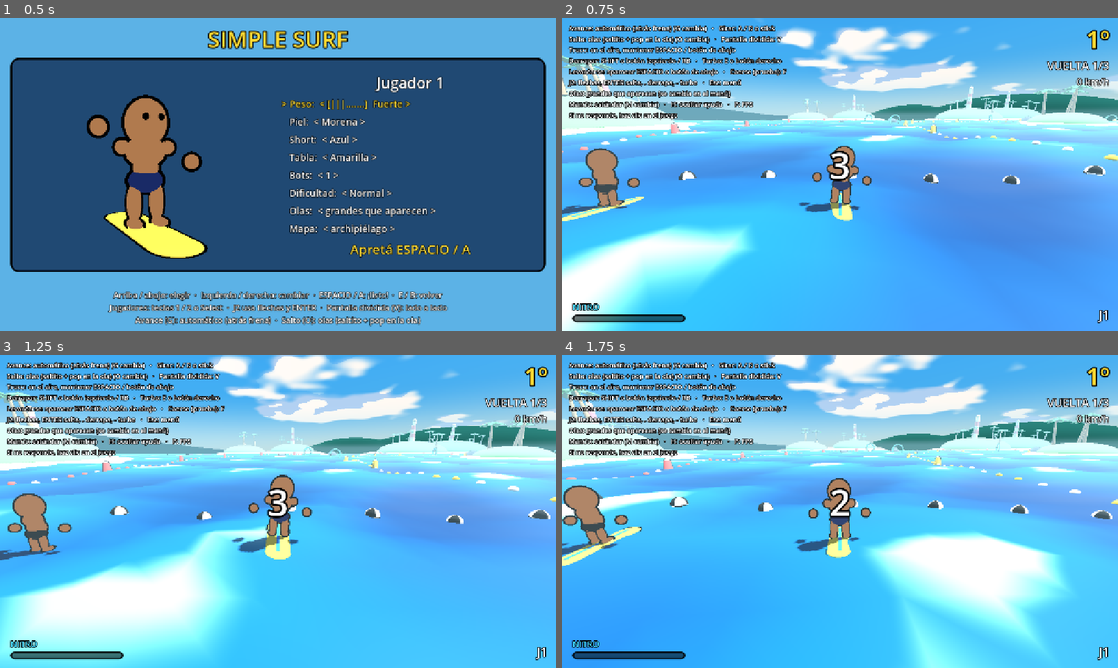
Above: before the commit, frames 1-4 (two rows, left to right).
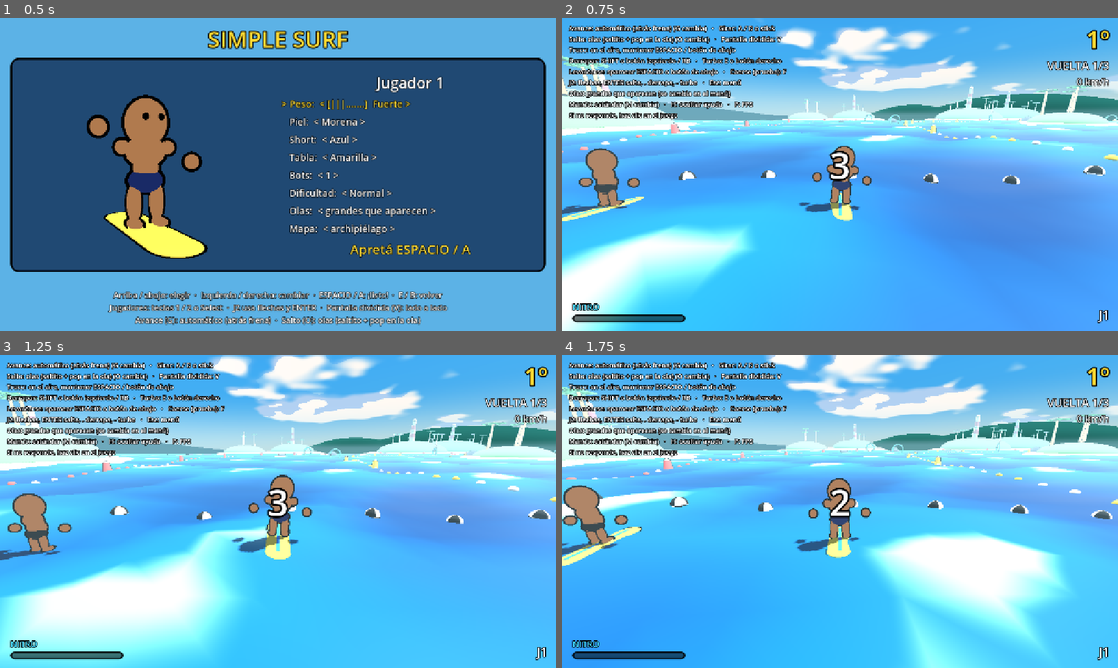
Above: after the commit, the same moments.

Repository: asimplesurfer/simplesurf
Game: Godot game, scene res://ui/menus/character_select.tscn
Same seed, same stepped clock (60 frames per second), same inputs: the game is played once before the commit and once after it.
Inputs (mouse positions are in pixels of both pictures, inside the frame that each line leads up to):
- Up to frame 1 (0.5 s): no input
- Up to frame 2 (0.75 s): tap Enter at 0.5 s; move the mouse to (962, 158) at 0.52 s; hold D (p1_right) from 0.53 s (still down); hold Space (p1_a) from 0.53 s (still down); click (962, 158) at 0.67 s
- Up to frame 3 (1.25 s): keep holding D (p1_right); keep holding Space (p1_a)
- Up to frame 4 (1.75 s): release D (p1_right) at 1.25 s; release Space (p1_a) at 1.25 s; drag from (728, 527) to (812, 574) at 1.27 s

Frame 1 is identical in both runs. In frame 2, 0.6% of the frame differs, in the area x 0-100%, y 12-37%; in frame 3, 0.6%; in frame 4, 0.6%.

Commit message:
Archipiélago más liviano: palmeras y boyas en MultiMesh, flotadores solo cerca de los corredores, olas sin cálculo de islas cuando no hay ola grande
Co-Authored-By: Claude Opus 5.5 <noreply@anthropic.com>
Claude-Session: https://claude.ai/code/session_0158oNfJa2g5qsqyuATh8Mjh

Diff:
--- a/world/course.gd
+++ b/world/course.gd
@@ -56,6 +56,10 @@
 var _buoys: Array[Node3D] = []
 ## Corcheras: flotadores (MultiMesh) que marcan los bordes de la pista.
 var _ropes: Array[MultiMeshInstance3D] = []
+## Altura sobre el agua de cada MultiMesh de _ropes.
+var _float_offsets: Array[float] = []
+## Posición (x, z) de cada flotador de cada MultiMesh de _ropes.
+var _float_points: Array[PackedVector2Array] = []
 var _water: Water
 var _time: float = 0.0
 
@@ -126,14 +130,25 @@
 
 func _process(delta: float) -> void:
 	_time += delta
+	# Boyas y corcheras flotan con el agua. Solo las que están cerca de algún
+	# corredor (las lejanas casi no se ven y calcular todas es caro).
+	var near: Array[Vector2] = []
+	for node in get_tree().get_nodes_in_group("riders"):
+		var r := node as Node3D
+		if r:
+			near.append(Vector2(r.position.x, r.position.z))
 	for b in _buoys:
-		b.position.y = _water_height(b.position.x, b.position.z)
-	for rope in _ropes:
-		var mm := rope.multimesh
-		for i in mm.instance_count:
-			var xf := mm.get_instance_transform(i)
-			xf.origin.y = _water_height(xf.origin.x, xf.origin.z) + 0.05
-			mm.set_instance_transform(i, xf)
+		if _is_near(near, b.position.x, b.position.z):
+			b.position.y = _water_height(b.position.x, b.position.z)
+	for k in _ropes.size():
+		var mm := _ropes[k].multimesh
+		var y_offset := _float_offsets[k]
+		var pts := _float_points[k]
+		for i in pts.size():
+			var q := pts[i]
+			if _is_near(near, q.x, q.y):
+				var y := _water_height(q.x, q.y) + y_offset
+				mm.set_instance_transform(i, Transform3D(Basis.IDENTITY, Vector3(q.x, y, q.y)))
 	for ring in rings:
 		ring.position.y = _water_height(ring.position.x, ring.position.z) + ring.radius * 0.8
 
@@ -199,6 +214,17 @@
 	var side := 1.0 if rel.dot(radial) >= 0.0 else -1.0
 	var p := Vector2(rock.position.x, rock.position.z) + radial * side * (rock.radius + 2.0)
 	return Vector3(p.x, rider.position.y, p.y)
+
+
+## Distancia a la que todavía se mueven boyas y corcheras (m).
+const FLOAT_UPDATE_DISTANCE := 90.0
+
+
+func _is_near(points: Array[Vector2], x: float, z: float) -> bool:
+	for p in points:
+		if absf(p.x - x) < FLOAT_UPDATE_DISTANCE and absf(p.y - z) < FLOAT_UPDATE_DISTANCE:
+			return true
+	return false
 
 
 func _water_height(x: float, z: float) -> float:
@@ -256,6 +282,8 @@
 	mmi.extra_cull_margin = 4.0
 	add_child(mmi)
 	_ropes.append(mmi)
+	_float_offsets.append(0.05)
+	_float_points.append(_points_of(mm))
 
 
 func _add_buoy_circle(lateral: float, color: Color, spacing: float) -> void:
@@ -264,26 +292,48 @@
 	base_mesh.top_radius = 0.35
 	base_mesh.bottom_radius = 0.6
 	base_mesh.height = 1.6
+	base_mesh.radial_segments = 10
 	base_mesh.material = ToonMaterial.make(color, 0.04)
 	var top_mesh := SphereMesh.new()
 	top_mesh.radius = 0.25
 	top_mesh.height = 0.5
+	top_mesh.radial_segments = 8
+	top_mesh.rings = 4
 	top_mesh.material = ToonMaterial.make(Color(0.97, 0.97, 0.97), 0.03)
+	# Todas las boyas de un borde en dos MultiMesh (base y punta): pocas
+	# llamadas de dibujo. Flotan igual que las corcheras.
+	var points: Array[Vector3] = []
 	for i in count:
-		var a := TAU * i / count
-		var buoy := Node3D.new()
-		var p := track.position_at(a, lateral)
-		buoy.position = p
-		var base := MeshInstance3D.new()
-		base.mesh = base_mesh
-		base.position.y = 0.4
-		buoy.add_child(base)
-		var top := MeshInstance3D.new()
-		top.mesh = top_mesh
-		top.position.y = 1.2
-		buoy.add_child(top)
-		add_child(buoy)
-		_buoys.append(buoy)
+		points.append(track.position_at(TAU * i / count, lateral))
+	_add_floating_multimesh(base_mesh, points, 0.4, "BuoyBases")
+	_add_floating_multimesh(top_mesh, points, 1.2, "BuoyTops")
+
+
+func _add_floating_multimesh(mesh: Mesh, points: Array[Vector3], y_offset: float, node_name: String) -> void:
+	var mm := MultiMesh.new()
+	mm.transform_format = MultiMesh.TRANSFORM_3D
+	mm.mesh = mesh
+	mm.instance_count = points.size()
+	for i in points.size():
+		mm.set_instance_transform(i, Transform3D(Basis.IDENTITY, points[i] + Vector3(0.0, y_offset, 0.0)))
+	var mmi := MultiMeshInstance3D.new()
+	mmi.name = node_name
+	mmi.multimesh = mm
+	mmi.cast_shadow = GeometryInstance3D.SHADOW_CASTING_SETTING_OFF
+	mmi.extra_cull_margin = 4.0
+	add_child(mmi)
+	_ropes.append(mmi)
+	_float_offsets.append(y_offset)
+	_float_points.append(_points_of(mm))
+
+
+func _points_of(mm: MultiMesh) -> PackedVector2Array:
+	var pts := PackedVector2Array()
+	pts.resize(mm.instance_count)
+	for i in mm.instance_count:
+		var o := mm.get_instance_transform(i).origin
+		pts[i] = Vector2(o.x, o.z)
+	return pts
 
 
 ## Meta en el ángulo 0: dos postes y una bandera a cuadros que cruza el circuito.
--- a/world/island/island.gd
+++ b/world/island/island.gd
@@ -45,6 +45,7 @@
 		var r := radius * rng.randf_range(0.3 if lighthouse else 0.0, 0.72)
 		var pos := Vector3(cos(angle) * r, _ground_height(r), sin(angle) * r)
 		_add_palm(pos, rng)
+	_build_palms()
 	if lighthouse:
 		_add_lighthouse(Vector3(0.0, _ground_height(0.0) - 0.5, 0.0))
 
@@ -66,26 +67,53 @@
 	return mi
 
 
+## Palmeras: se juntan todos los troncos y todas las hojas de la isla en dos
+## MultiMesh (muchas menos llamadas de dibujo que una malla por pieza).
+var _trunks: Array[Transform3D] = []
+var _leaves: Array[Transform3D] = []
+
+
 func _add_palm(pos: Vector3, rng: RandomNumberGenerator) -> void:
 	var height := rng.randf_range(6.0, 9.0)
+	var tilt := Basis.from_euler(Vector3(rng.randf_range(-0.12, 0.12), 0.0, rng.randf_range(-0.12, 0.12)))
+	_trunks.append(Transform3D(tilt.scaled(Vector3(1.0, height, 1.0)), pos + Vector3(0.0, height * 0.5, 0.0)))
+	var top := pos + Vector3(0.0, height, 0.0)
+	for k in 6:
+		var a := TAU * k / 6.0
+		var basis := Basis.from_euler(Vector3(0.0, -a, -0.35)).scaled(Vector3(2.0, 0.25, 0.7))
+		_leaves.append(Transform3D(basis, top + Vector3(cos(a), -0.3, sin(a)) * 1.6))
+
+
+func _build_palms() -> void:
+	if _trunks.is_empty():
+		return
 	var trunk := CylinderMesh.new()
 	trunk.top_radius = 0.25
 	trunk.bottom_radius = 0.45
-	trunk.height = height
+	trunk.height = 1.0
+	trunk.radial_segments = 8
 	trunk.material = ToonMaterial.make(TRUNK, 0.05)
-	var t := _add_mesh(trunk, pos + Vector3(0.0, height * 0.5, 0.0))
-	t.rotation = Vector3(rng.randf_range(-0.12, 0.12), 0.0, rng.randf_range(-0.12, 0.12))
-
+	_add_multimesh(trunk, _trunks, "Trunks")
 	var leaf := SphereMesh.new()
 	leaf.radius = 1.0
 	leaf.height = 2.0
+	leaf.radial_segments = 10
+	leaf.rings = 5
 	leaf.material = ToonMaterial.make(LEAVES, 0.05)
-	var top := pos + Vector3(0.0, height, 0.0)
-	for k in 6:
-		var a := TAU * k / 6.0
-		var l := _add_mesh(leaf, top + Vector3(cos(a), -0.3, sin(a)) * 1.6)
-		l.scale = Vector3(2.0, 0.25, 0.7)
-		l.rotation = Vector3(0.0, -a, -0.35)
+	_add_multimesh(leaf, _leaves, "Leaves")
+
+
+func _add_multimesh(mesh: Mesh, transforms: Array[Transform3D], node_name: String) -> void:
+	var mm := MultiMesh.new()
+	mm.transform_format = MultiMesh.TRANSFORM_3D
+	mm.mesh = mesh
+	mm.instance_count = transforms.size()
+	for i in transforms.size():
+		mm.set_instance_transform(i, transforms[i])
+	var mmi := MultiMeshInstance3D.new()
+	mmi.name = node_name
+	mmi.multimesh = mm
+	add_child(mmi)
 
 
 func _add_lighthouse(base: Vector3) -> void:
--- a/world/water/water.gd
+++ b/world/water/water.gd
@@ -141,6 +141,8 @@
 		h += s.height_at(p)
 	if ring_wave:
 		h += ring_wave.height_at(p)
+	if h == 0.0:
+		return 0.0
 	return h * _island_fade(p)
 
 
@@ -152,7 +154,8 @@
 		swell_g += s.gradient_at(p)
 	if ring_wave:
 		swell_g += ring_wave.gradient_at(p)
-	g += swell_g * _island_fade(p)
+	if swell_g != Vector2.ZERO:
+		g += swell_g * _island_fade(p)
 	return Vector3(-g.x, 1.0, -g.y).normalized()
 
 
